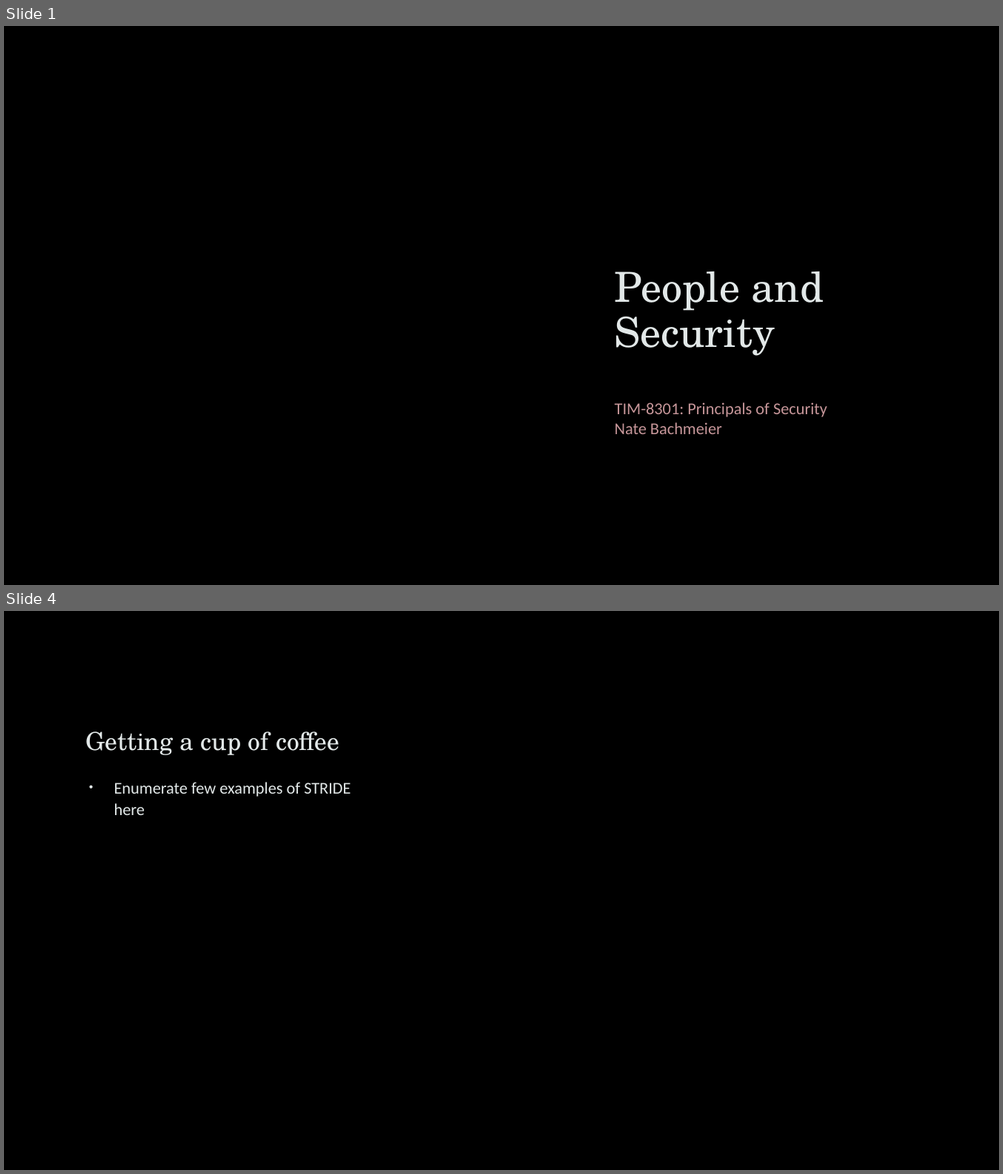
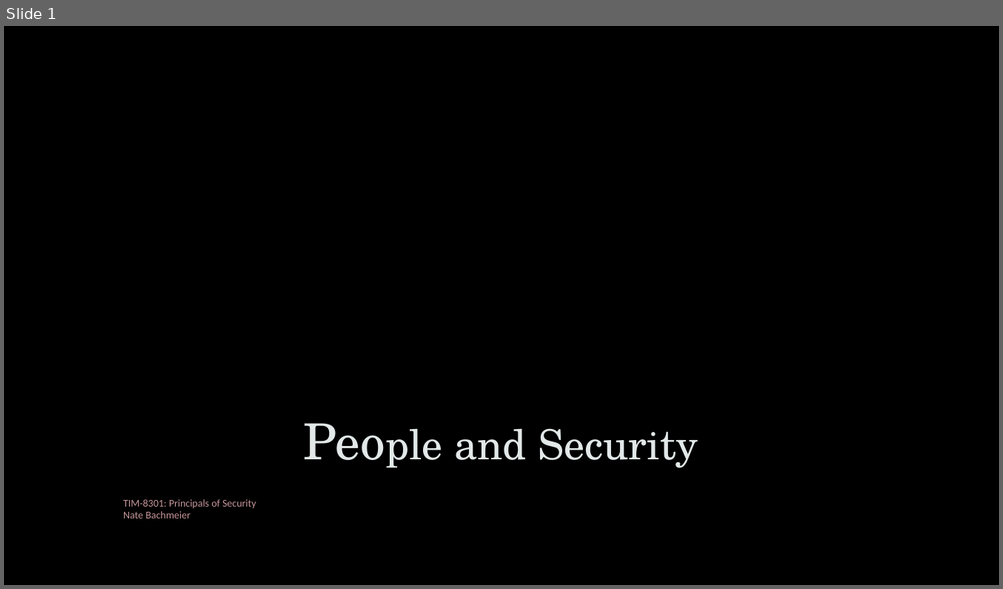
Before and after one commit to dr-natetorious/TIM-8301-Principals_of_CyberSecurity, a slide deck: Week2_PeopleAspects/People and Security.pptx. Shown one above the other, each under a label of ours: slides 1 and 4 before the commit, slide 1 after it; the slides between them are not shown. The pictures are 1003x1174 and 1003x589 pixels, drawn with LibreOffice and Linux fonts; fonts in the diff are those of the drawing; background and template pictures are left out. Boxes give left, top, right and bottom in pixels: in the first picture for what was removed or moved away, otherwise in the second. Text is boxed around its words. In the diff, an @@ line names an element or a change of style, - is before the commit and + after.

```diff
--- a/Week2_PeopleAspects/People and Security.pptx
+++ b/Week2_PeopleAspects/People and Security.pptx
@@ slide 4 removed at (4,611,999,1170), background picture (left out) @@
@@ freeform shape removed at (57,661,391,1119) @@
@@ title removed at (86,732,339,755) @@
-Getting a cup of coffee
@@ text removed at (114,782,350,815) @@
-• Enumerate few examples of STRIDE here
@@ slide 1 changed as well @@
@@ freeform shape removed at (583,142,918,471) @@
@@ rectangle added at (4,371,999,585), fill gradient #000000 @@
@@ title "People and Security": place and size @@
-title "People and Security" at (614,271,823,356)
+title "People and Security" at (454,429,698,469)
@@ title "People and Security" at (454,429,698,469): size 40 to 48 pt in "People"; alignment left to centre @@
@@ subtitle "TIM-8301: Principals of Security Nate ...": place and size @@
-subtitle "TIM-8301: Principals of Security Nate ..." at (614,403,827,434)
+subtitle "TIM-8301: Principals of Security Nate ..." at (123,500,256,519)
@@ subtitle "TIM-8301: Principals of Security Nate ..." at (123,500,256,519): size 16 to 10 pt; line spacing 1 to 0.9; less space between paragraphs @@
```
Also in this commit, not shown: 3 other slides changed, 14 slides added, 5 other slides removed, 2 other files.
